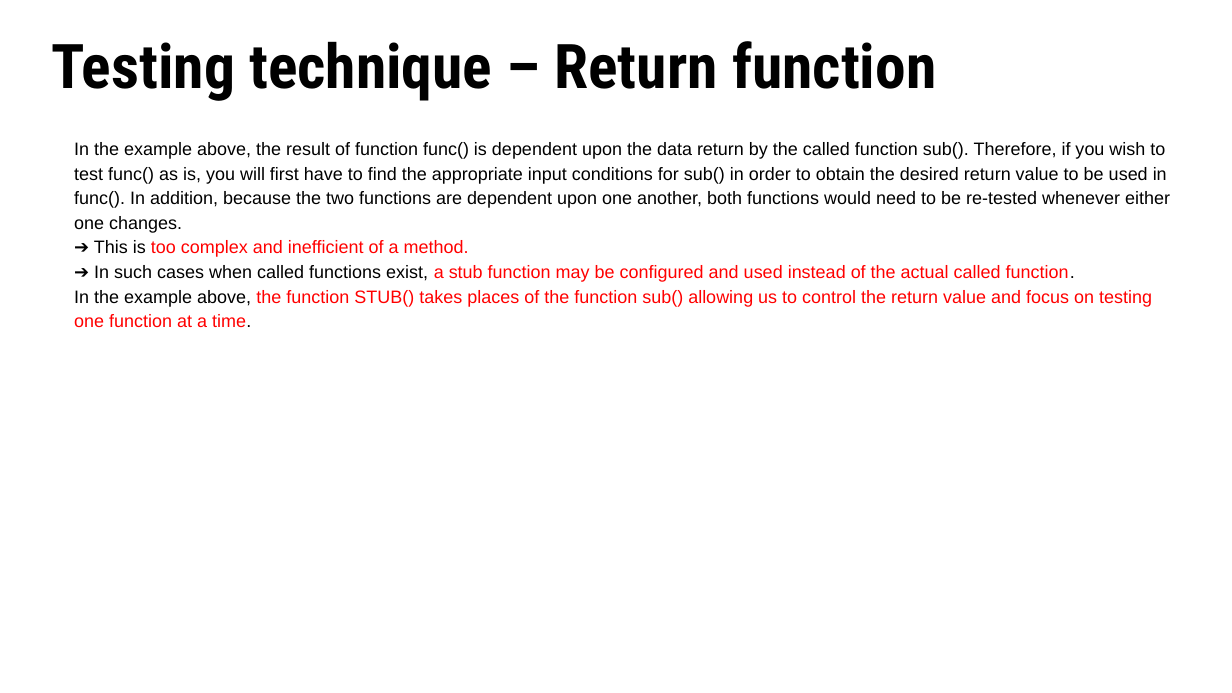
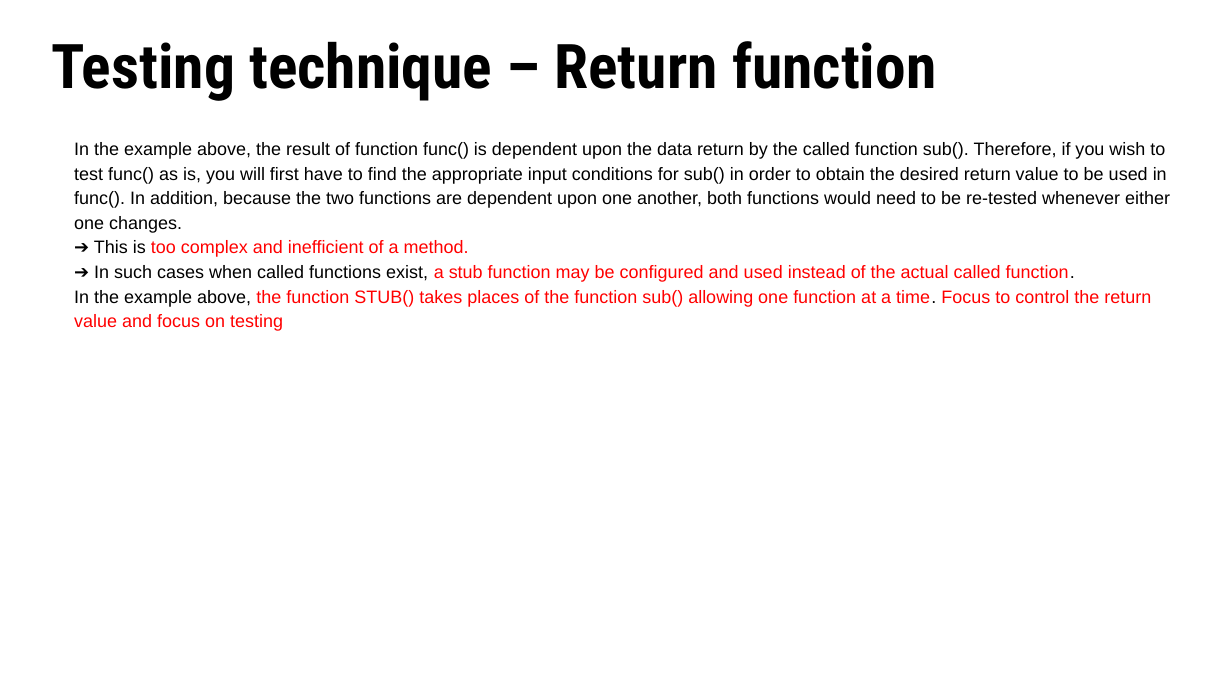
Before and after one commit to trunghieu880/My_Document, a slide deck: slide 17 of Document/Testing_Technique_For_UT.pptx. Drawn at 1232x693 pixels with LibreOffice and Linux fonts; fonts in the diff are those of the drawing; background and template pictures are left out. Boxes give left, top, right and bottom in pixels: in the first picture for what was removed or moved away, otherwise in the second. Text is boxed around its words. In the diff, an @@ line names an element or a change of style, - is before the commit and + after.

Commit message:
Update

```diff
--- a/Document/Testing_Technique_For_UT.pptx
+++ b/Document/Testing_Technique_For_UT.pptx
@@ text at (74, 290, 1151, 331): text changed @@
-In the example above, the function STUB() takes places of the function sub() allowing us to control the return value and focus on testing one function at a time.
+In the example above, the function STUB() takes places of the function sub() allowing one function at a time. Focus to control the return value and focus on testing
```
Also in this commit, not shown: 2 other slides changed, 2 slides added.
